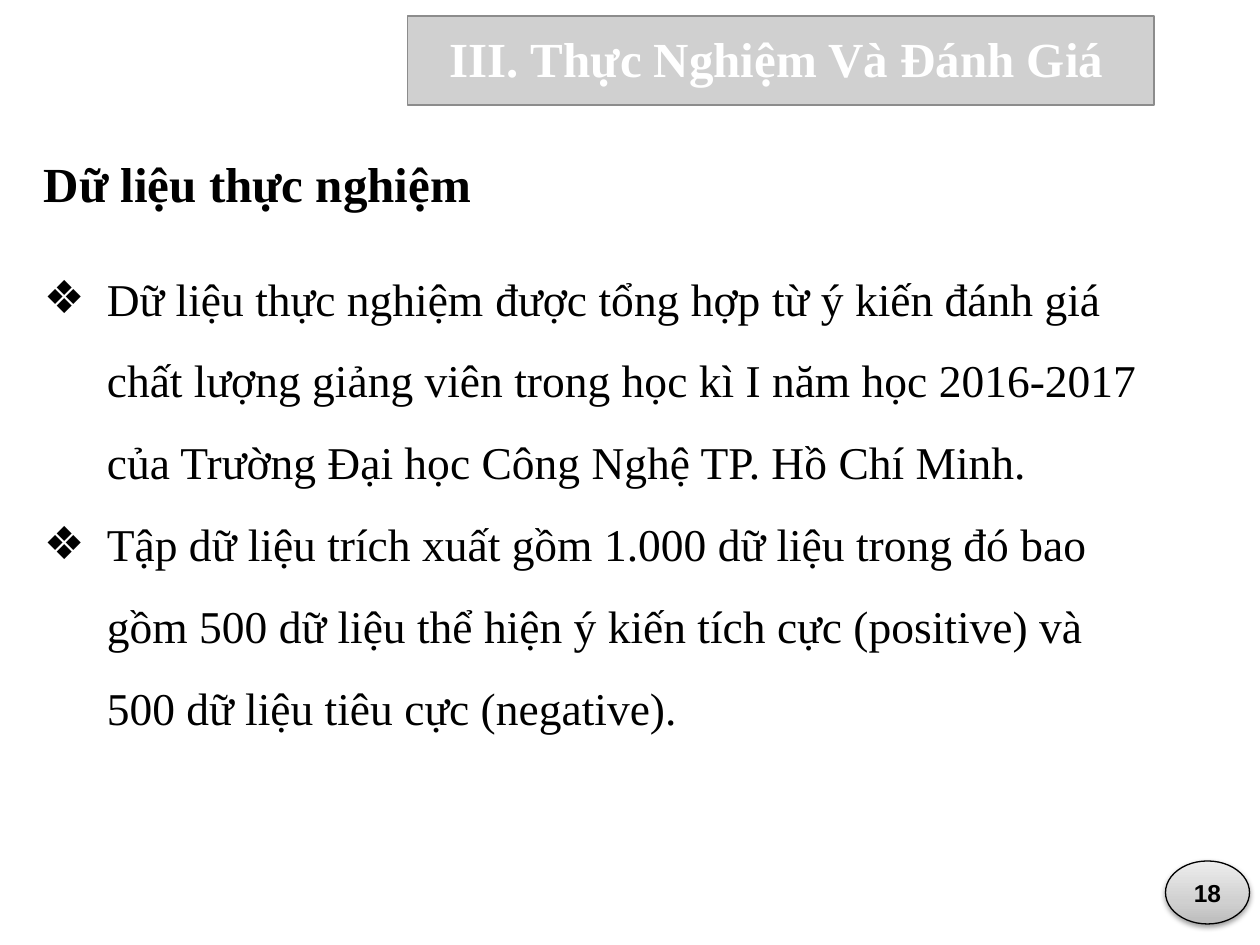
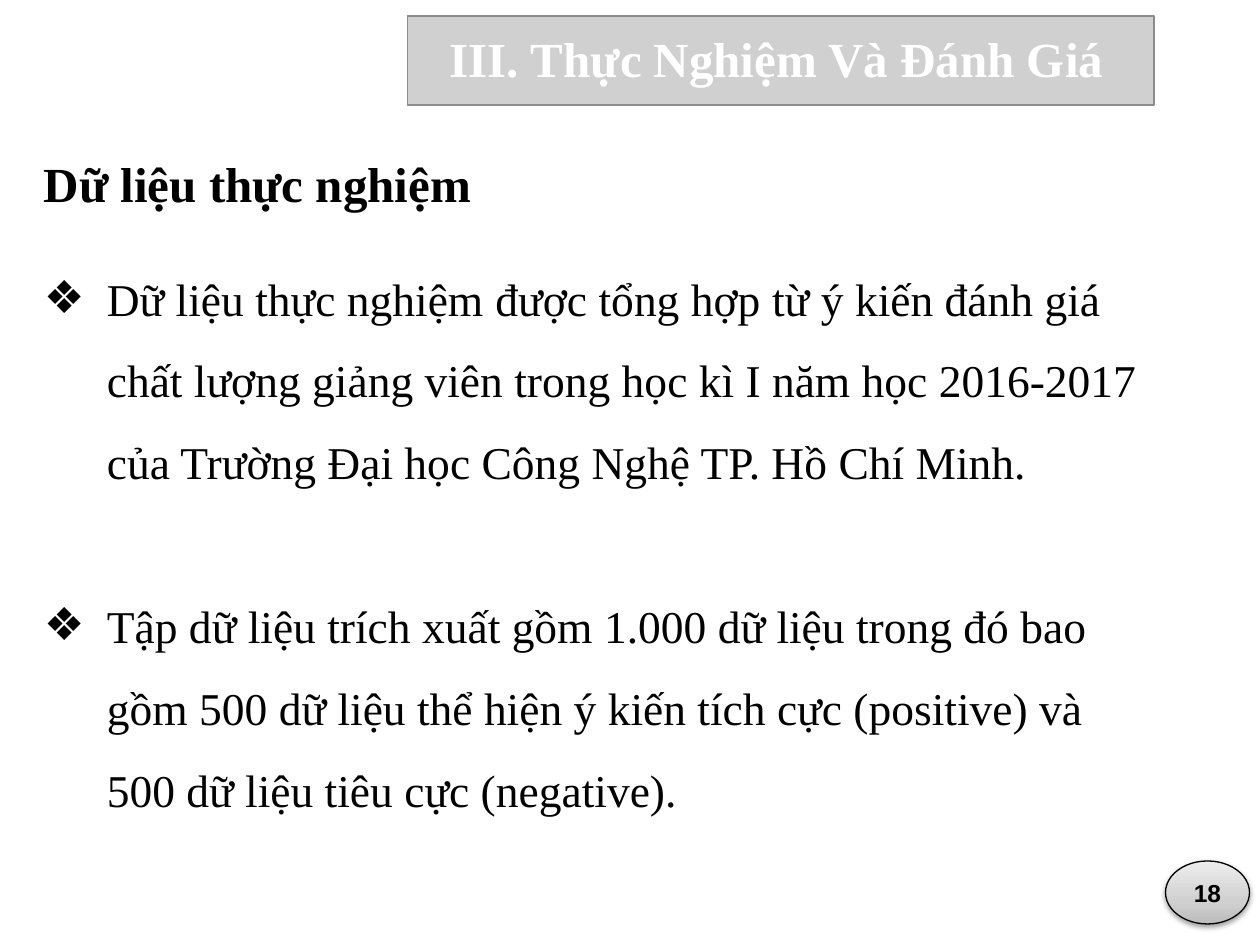
Before and after one commit to vominhquan1995/NLP, a slide deck: slide 20 of Document/ThuyetTrinh/BaoCao_v4.pptx. Drawn at 1260x945 pixels with LibreOffice and Linux fonts; fonts in the diff are those of the drawing; grey boxes stand for pictures; background and template pictures are left out. Boxes give left, top, right and bottom in pixels: in the first picture for what was removed or moved away, otherwise in the second. Text is boxed around its words. In the diff, an @@ line names an element or a change of style, - is before the commit and + after.

```diff
--- a/Document/ThuyetTrinh/BaoCao_v4.pptx
+++ b/Document/ThuyetTrinh/BaoCao_v4.pptx
@@ text "Dữ liệu thực nghiệm được ..." rewrapped from [107, 283, 1136, 734] to [107, 283, 1136, 816] @@
```
Also in this commit, not shown: 4 other slides changed, 1 other file.
